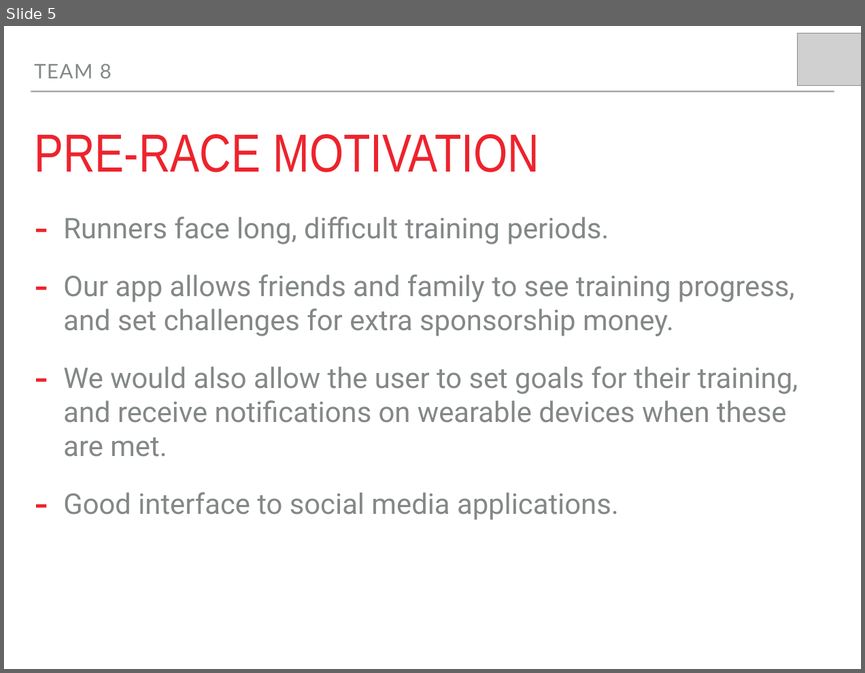
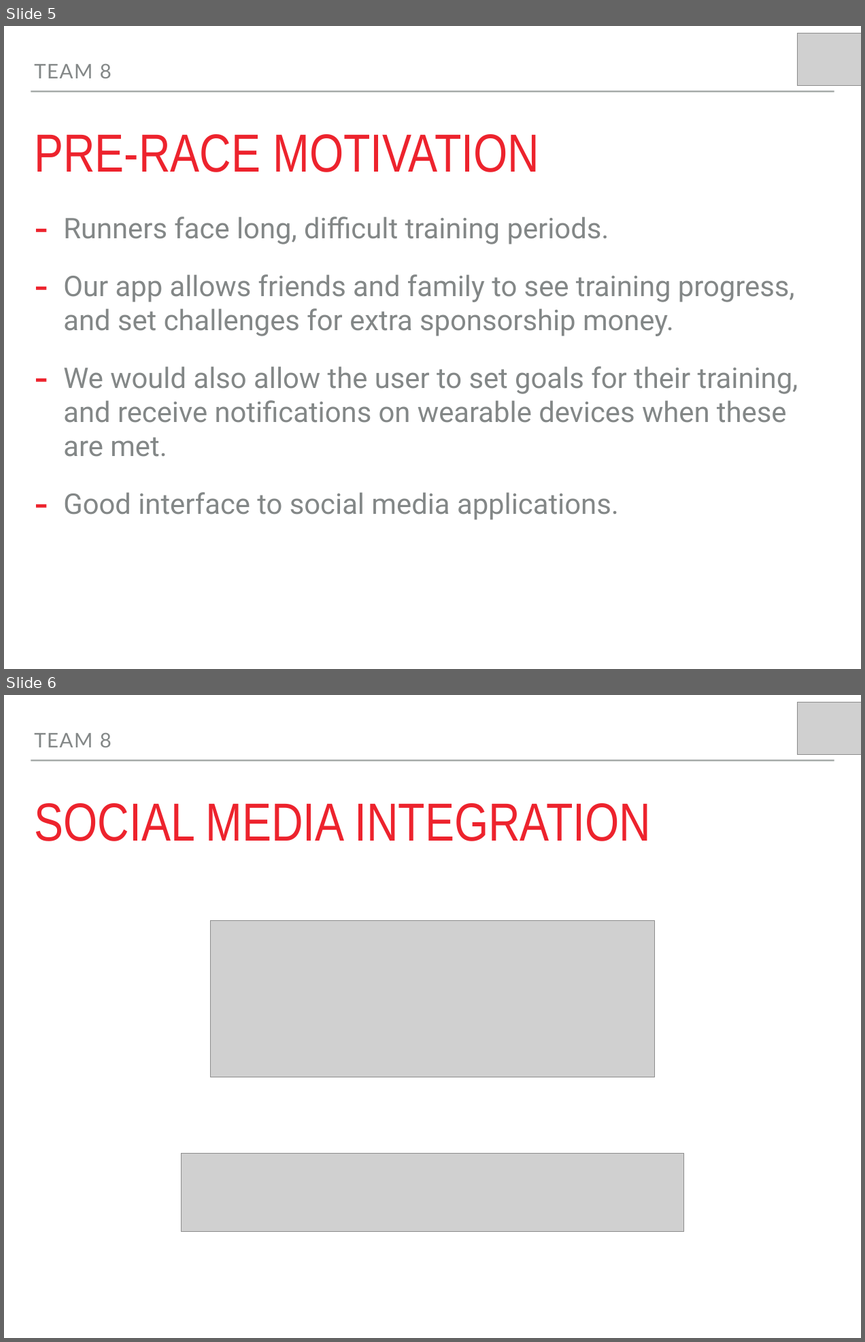
Before and after one commit to CFGLondon/team-8, a slide deck: presentation.pptx. Shown one above the other, each under a label of ours: slide 5 before the commit, slides 5 and 6 after it. The pictures are 865x673 and 865x1342 pixels, drawn with LibreOffice and Linux fonts; fonts in the diff are those of the drawing; grey boxes stand for pictures. Boxes give left, top, right and bottom in pixels: in the first picture for what was removed or moved away, otherwise in the second. Text is boxed around its words. In the diff, an @@ line names an element or a change of style, - is before the commit and + after.

```diff
--- a/presentation.pptx
+++ b/presentation.pptx
@@ slide 6 added at [4,695,861,1338], background #FFFFFF; not listed: 1 template element that a slide beside it also shows @@
@@ picture added at [797,702,861,755] @@
@@ text added at [34,732,111,747], 24 pt, text #838787 @@
+TEAM 8
@@ title added at [34,803,651,841], 64 pt, text #ED232D @@
+SOCIAL MEDIA INTEGRATION
@@ picture added at [211,920,654,1077] @@
@@ picture added at [181,1153,684,1231] @@
```
Also in this commit, not shown: 1 slide changed, 1 other file.
